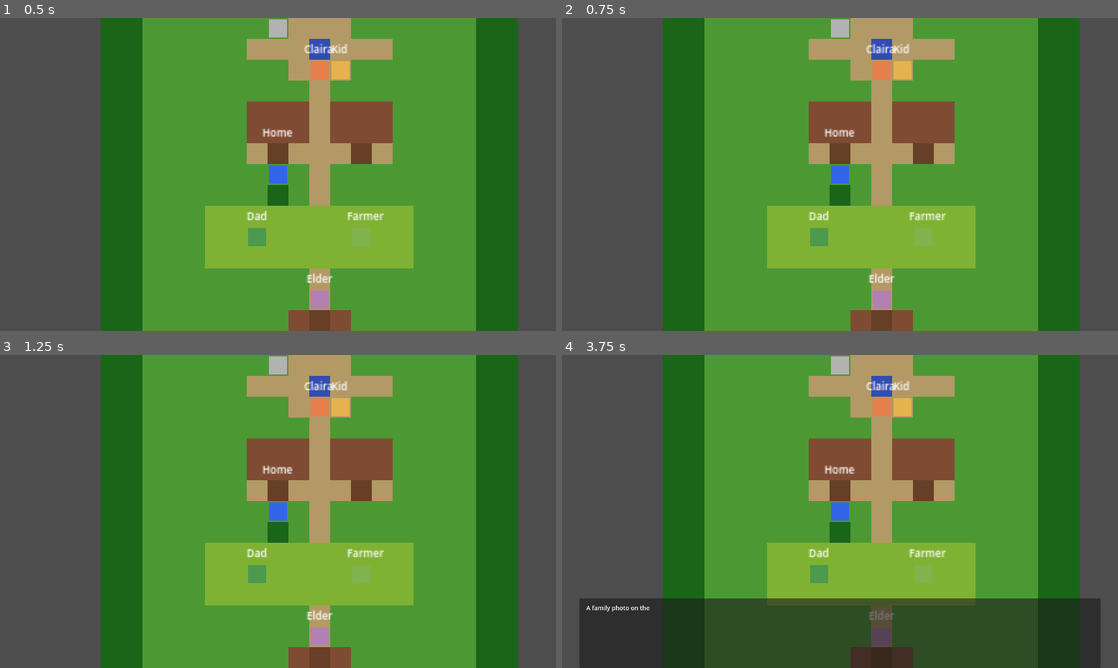
Above: before the commit, frames 1-4 (two rows, left to right).
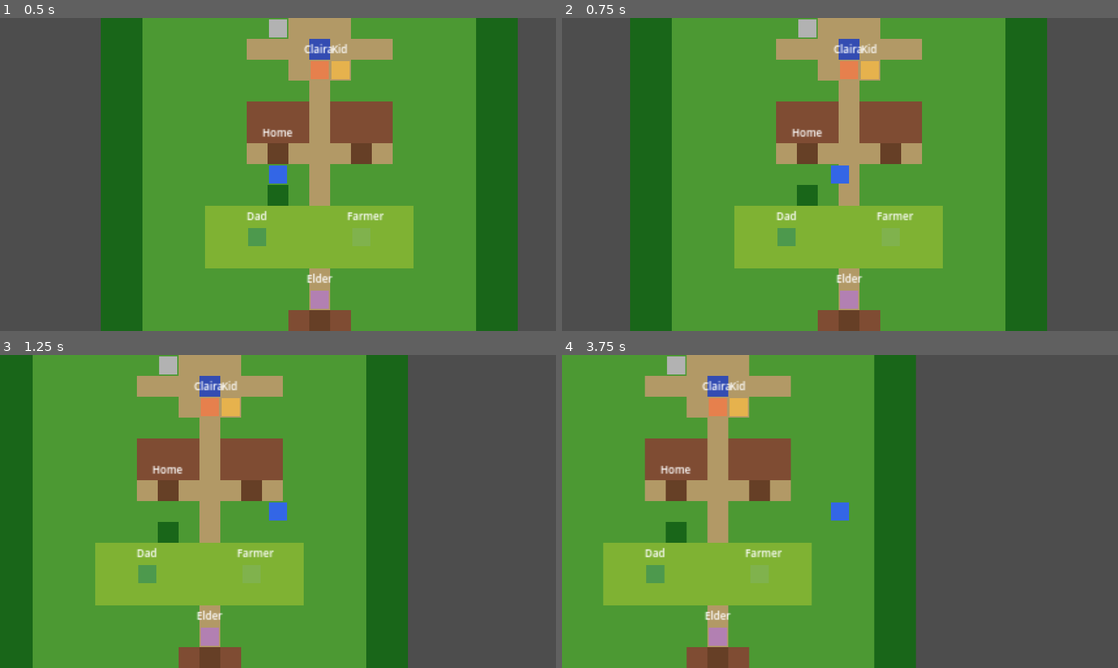
Above: after the commit, the same moments.

Repository: TunaCan-Jerry/automatic-dreamland
Game: Godot game, scene res://scenes/overworld/village.tscn
The game is run twice, just before and just after one commit, with the same random seed, the same clock (stepped at 60 frames per second) and the same inputs.
Inputs (mouse positions are in pixels of both pictures, inside the frame that each line leads up to):
- Up to frame 1 (0.5 s): no input
- Up to frame 2 (0.75 s): tap Enter (ui_accept) at 0.5 s; move the mouse to (962, 158) at 0.52 s; hold Right (ui_right) from 0.53 s (still down); click (962, 158) at 0.67 s
- Up to frame 3 (1.25 s): keep holding Right (ui_right); tap Enter (ui_accept) at 0.77 s
- Up to frame 4 (3.75 s): move the mouse to (728, 527) at 1.27 s; release Right (ui_right) at 1.28 s; hold Down (ui_down) 1.28-2.03 s; tap Enter (ui_accept) at 1.52, 3.02 s; move the mouse to (895, 442) at 2.02 s; hold Right (ui_right) 2.03-2.78 s; move the mouse to (812, 574) at 2.77 s; hold Up (ui_up) 2.78-3.53 s; click (812, 574) at 2.92 s; move the mouse to (1006, 558) at 3.52 s; hold Left (ui_left) from 3.53 s (still down)

Frame 1 is identical in both runs. In frame 2, 38% of the frame differs, in the area x 12-94%, y 0-100%; in frame 3, 75%; in frame 4, 84%, in the area x 0-97%, y 0-100%.

Commit message:
fix: tileset custom data layer ordering
Custom data must be set after source is added to tileset,
not before. Fixes walkable tile detection in all four maps.

Co-Authored-By: Claude Opus 4.6 (1M context) <noreply@anthropic.com>

Diff:
--- a/scripts/overworld/homestead_map.gd
+++ b/scripts/overworld/homestead_map.gd
@@ -38,11 +38,14 @@
 
 	for i in range(4):
 		source.create_tile(Vector2i(i, 0))
-		var tile_data := source.get_tile_data(Vector2i(i, 0), 0)
-		tile_data.set_custom_data_by_layer_id(0, i != 2 and i != 3)
 
 	var source_id := tileset.add_source(source)
 	tilemap.tile_set = tileset
+
+	var walkable := [true, true, false, false]
+	for i in range(4):
+		var tile_data := source.get_tile_data(Vector2i(i, 0), 0)
+		tile_data.set_custom_data_by_layer_id(0, walkable[i])
 
 	for x in range(MAP_W):
 		for y in range(MAP_H):
--- a/scripts/overworld/road_map.gd
+++ b/scripts/overworld/road_map.gd
@@ -35,11 +35,14 @@
 
 	for i in range(3):
 		source.create_tile(Vector2i(i, 0))
-		var tile_data := source.get_tile_data(Vector2i(i, 0), 0)
-		tile_data.set_custom_data_by_layer_id(0, i != 2)
 
 	var source_id := tileset.add_source(source)
 	tilemap.tile_set = tileset
+
+	var walkable := [true, true, false]
+	for i in range(3):
+		var tile_data := source.get_tile_data(Vector2i(i, 0), 0)
+		tile_data.set_custom_data_by_layer_id(0, walkable[i])
 
 	# Paint road
 	for x in range(MAP_W):
--- a/scripts/overworld/village_destroyed_map.gd
+++ b/scripts/overworld/village_destroyed_map.gd
@@ -39,11 +39,14 @@
 	# 0=ash, 1=scorched path, 2=rubble (not walkable), 3=ember
 	for i in range(4):
 		source.create_tile(Vector2i(i, 0))
-		var tile_data := source.get_tile_data(Vector2i(i, 0), 0)
-		tile_data.set_custom_data_by_layer_id(0, i != 2)
 
 	var source_id := tileset.add_source(source)
 	tilemap.tile_set = tileset
+
+	var walkable := [true, true, false, true]
+	for i in range(4):
+		var tile_data := source.get_tile_data(Vector2i(i, 0), 0)
+		tile_data.set_custom_data_by_layer_id(0, walkable[i])
 
 	# Fill with ash
 	for x in range(MAP_W):
--- a/scripts/overworld/village_map.gd
+++ b/scripts/overworld/village_map.gd
@@ -38,15 +38,19 @@
 	source.texture = _create_tile_texture()
 	source.texture_region_size = Vector2i(TILE_SIZE, TILE_SIZE)
 
-	# Tile IDs in the atlas (single row of colored tiles):
-	# 0=grass, 1=path, 2=water, 3=building, 4=door, 5=field, 6=tree
+	# Create tiles first
 	for i in range(7):
 		source.create_tile(Vector2i(i, 0))
-		var tile_data := source.get_tile_data(Vector2i(i, 0), 0)
-		tile_data.set_custom_data_by_layer_id(0, i != 2 and i != 3 and i != 6)  # walkable
-
+
+	# Add source to tileset so custom data layers are accessible
 	var source_id := tileset.add_source(source)
 	tilemap.tile_set = tileset
+
+	# Now set custom data (0=grass, 1=path, 2=water, 3=building, 4=door, 5=field, 6=tree)
+	var walkable := [true, true, false, false, true, true, false]
+	for i in range(7):
+		var tile_data := source.get_tile_data(Vector2i(i, 0), 0)
+		tile_data.set_custom_data_by_layer_id(0, walkable[i])
 
 	_paint_village(source_id)
 
